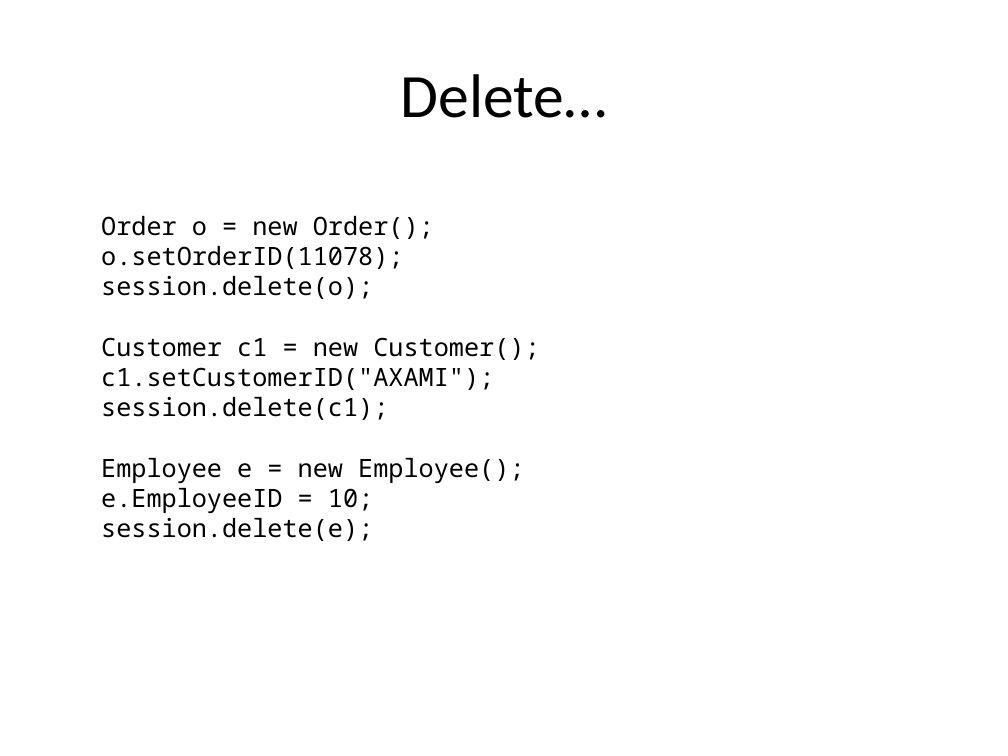
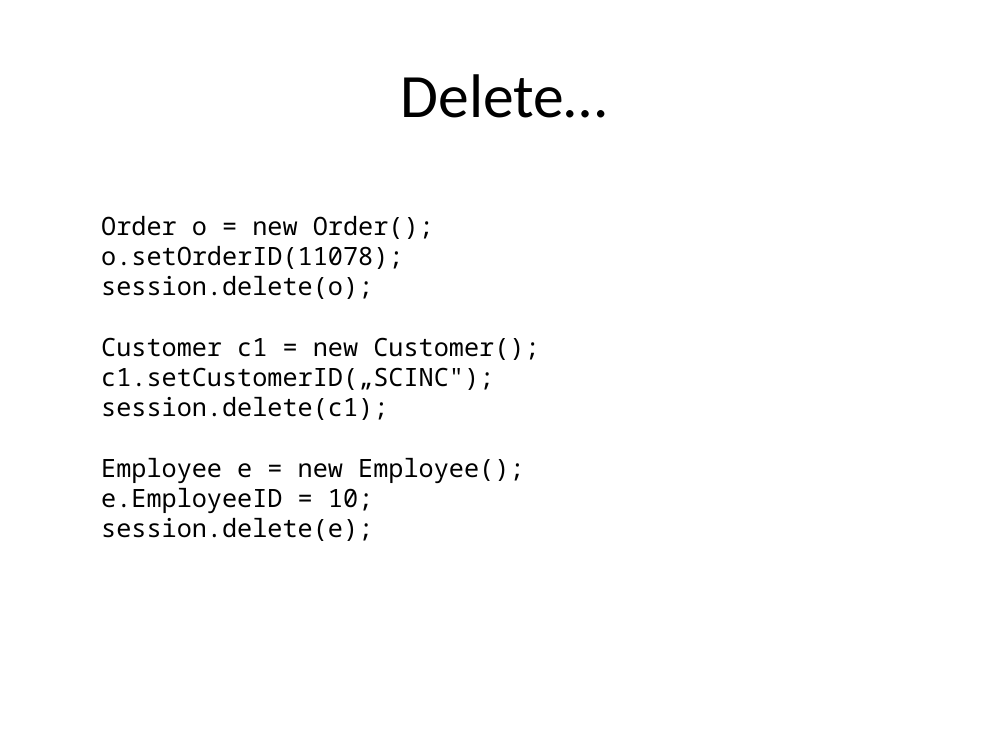
Before and after one commit to alicjasalamon/DB2, a slide deck: slide 26 of MySQL + Hibernate.pptx (slide 22 before the commit). Drawn at 1008x756 pixels with LibreOffice and Linux fonts; fonts in the diff are those of the drawing. Boxes give left, top, right and bottom in pixels: in the first picture for what was removed or moved away, otherwise in the second. Text is boxed around its words. In the diff, an @@ line names an element or a change of style, - is before the commit and + after.

```diff
--- a/MySQL + Hibernate.pptx
+++ b/MySQL + Hibernate.pptx
@@ text at (101,367,494,390): text changed @@
-c1.setCustomerID("AXAMI");
+c1.setCustomerID(„SCINC");
```
Also in this commit, not shown: 4 other slides changed, 9 slides added, 7 slides removed, 5 other files.
